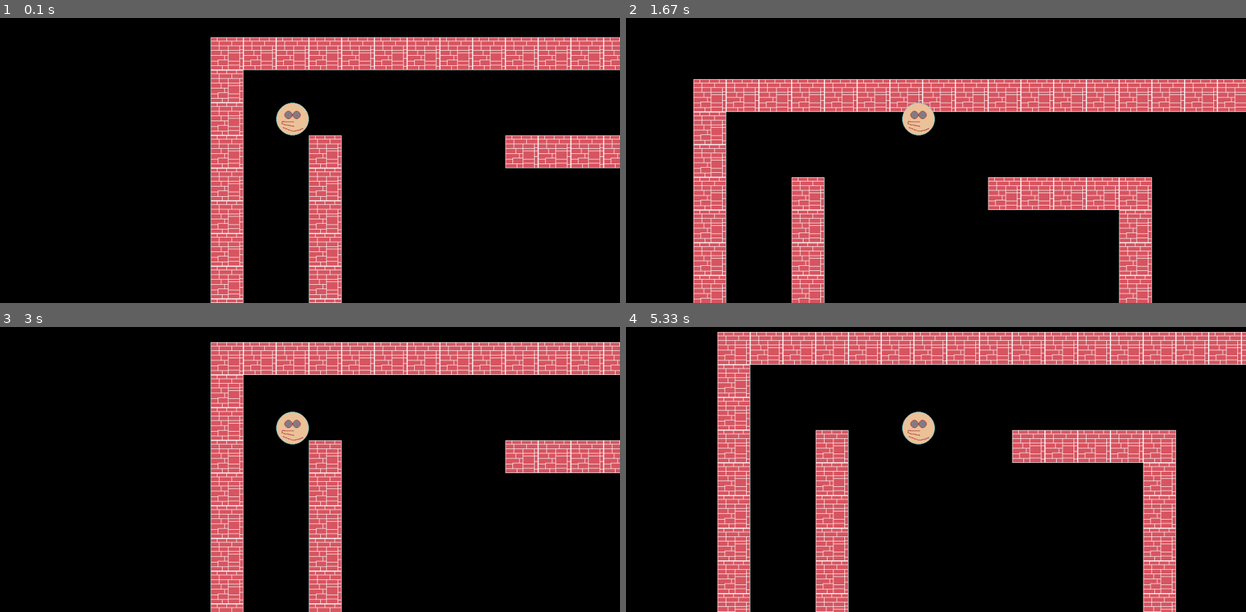
Above: before the commit, frames 1-4 (two rows, left to right).
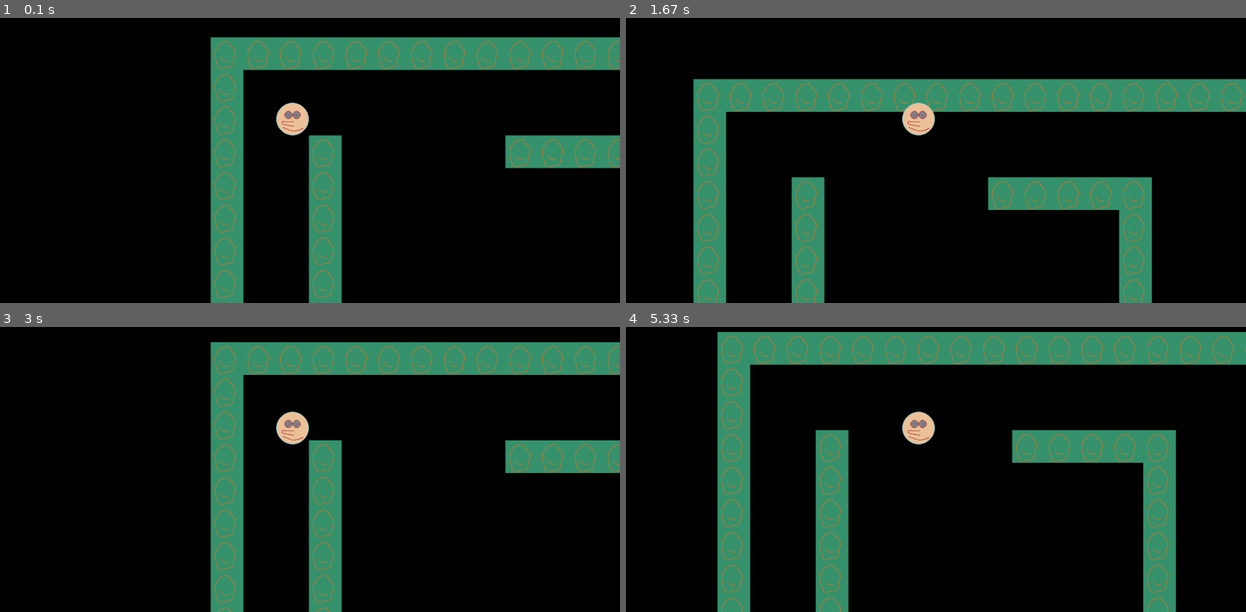
Above: after the commit, the same moments.

Repository: onkel-iroh98/pyGameProject
Game: pygame game, started from main.py
Two runs of this game, one before a commit and one after it. Both use one fixed random seed, a clock stepped at 60 frames per second and the inputs below.
Inputs:
- Up to frame 1 (0.1 s): no input
- Up to frame 2 (1.67 s): hold Right 0.33-0.8 s; hold Up 0.83-1.13 s; hold Right 1.17-1.63 s
- Up to frame 3 (3 s): hold Left 1.67-2.2 s; hold Down 2.23-2.53 s; hold Left 2.57-2.97 s
- Up to frame 4 (5.33 s): hold Up 3-3.37 s; hold Right 3.4-4.03 s; hold Down 4.07-4.43 s; hold Left 4.47-4.93 s; hold Right from 4.97 s (still down)

The runs differ from the first frame. In frame 1, 18% of the frame differs, in the area x 33-100%, y 6-100%; in frame 2, 21%; in frame 3, 18%; in frame 4, 24%, in the area x 14-100%, y 1-100%.

Commit message:
zelda commit

Diff:
--- a/tile.py
+++ b/tile.py
@@ -5,6 +5,6 @@
     def __init__(self, pos, groups):
 
         super().__init__(groups)
-        self.image = pygame.image.load("graphics/wall.png").convert_alpha()
+        self.image = pygame.image.load("graphics/test.png").convert_alpha()#arvorinha
         self.rect = self.image.get_rect(topleft=pos)
         self.hitbox = self.rect.inflate(0, -10)  # mit -10 wird zB. auf beiden Seiten -5
Binary file changed: graphics/test.png
Not shown, added: graphics/face1.aseprite
